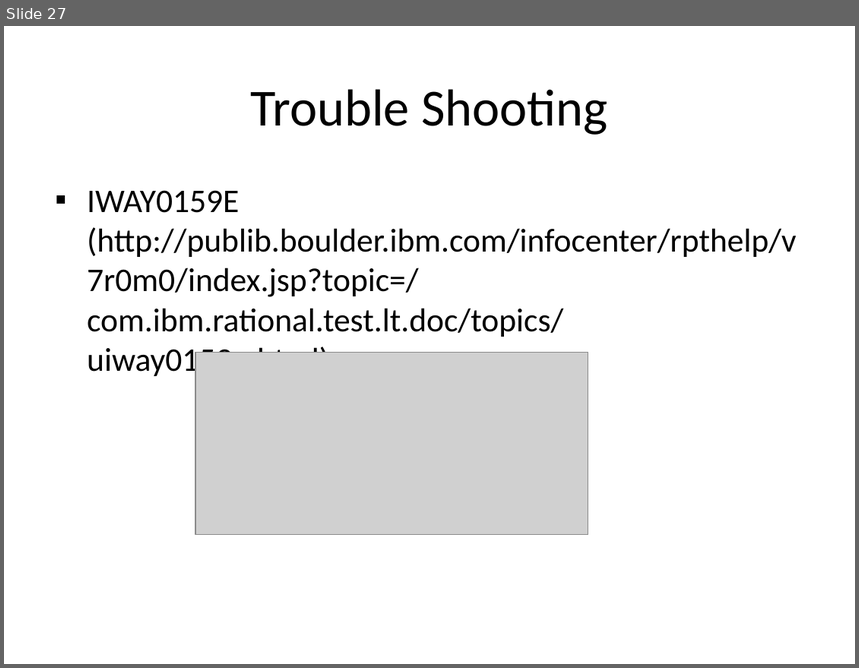
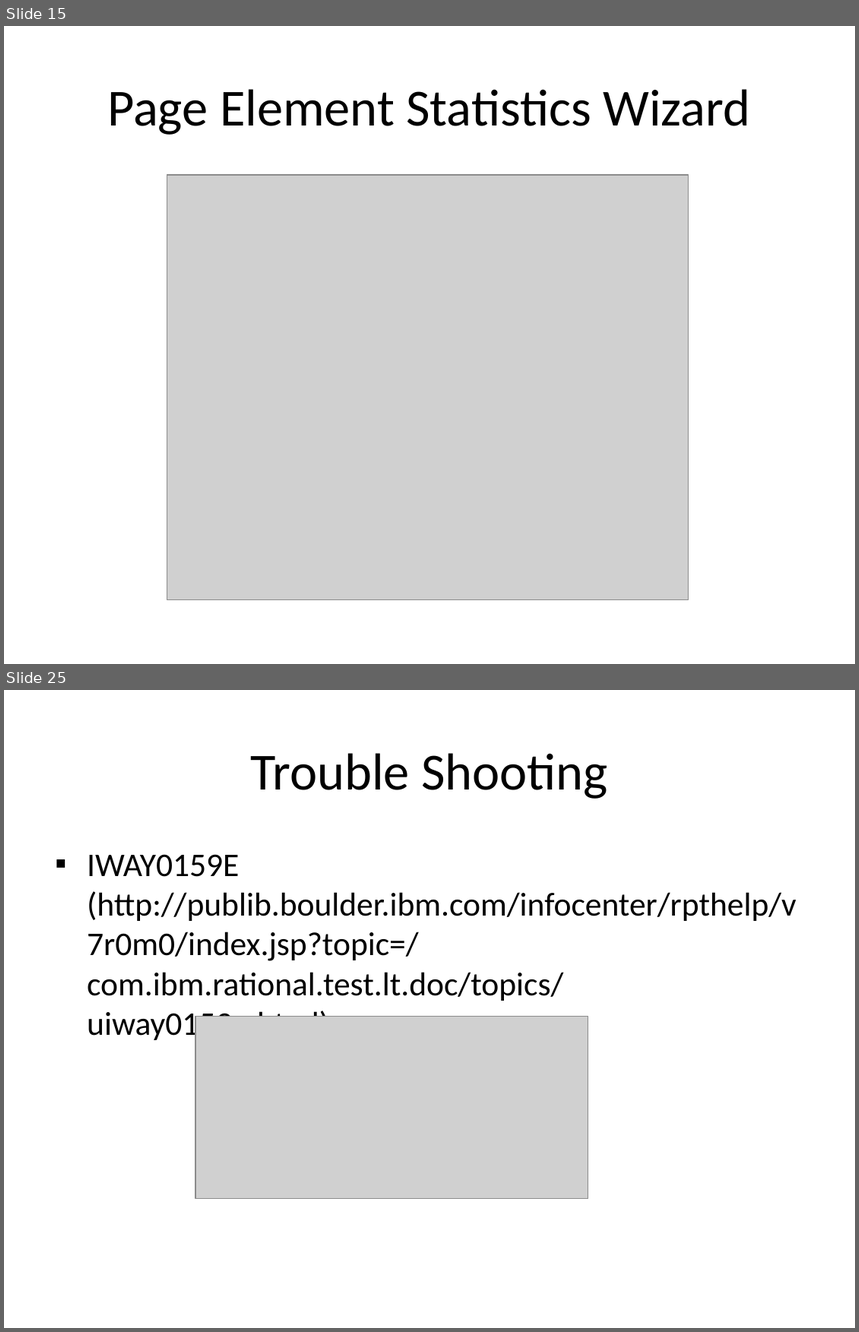
Before and after one commit to wsgan001/asegrp, a slide deck: papers/DRCPA/docs/PerfTest - Application Monitoring.pptx. Shown one above the other, each under a label of ours: slide 27 before the commit, slides 15 and 25 after it; the slides between them are not shown. The pictures are 859x668 and 859x1332 pixels, drawn with LibreOffice and Linux fonts; fonts in the diff are those of the drawing; grey boxes stand for pictures. Boxes give left, top, right and bottom in pixels: in the first picture for what was removed or moved away, otherwise in the second. Text is boxed around its words. In the diff, an @@ line names an element or a change of style, - is before the commit and + after.

```diff
--- a/papers/DRCPA/docs/PerfTest - Application Monitoring.pptx
+++ b/papers/DRCPA/docs/PerfTest - Application Monitoring.pptx
@@ slide 15 added at <box>4,26,855,664</box>, background #FFFFFF @@
@@ title added at <box>107,89,750,135</box>, 44 pt, text #000000 @@
+Page Element Statistics Wizard
@@ picture added at <box>167,175,688,601</box> @@
@@ what was slide 27 is now slide 25 @@
```
Also in this commit, not shown: 5 slides changed, 13 other slides added, 17 slides removed, 1 other file.
